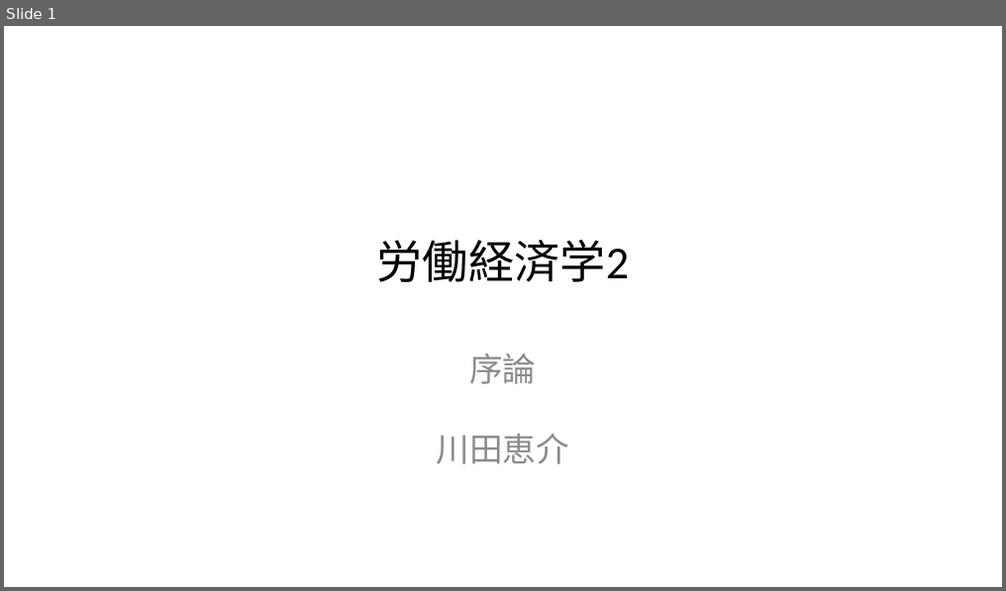
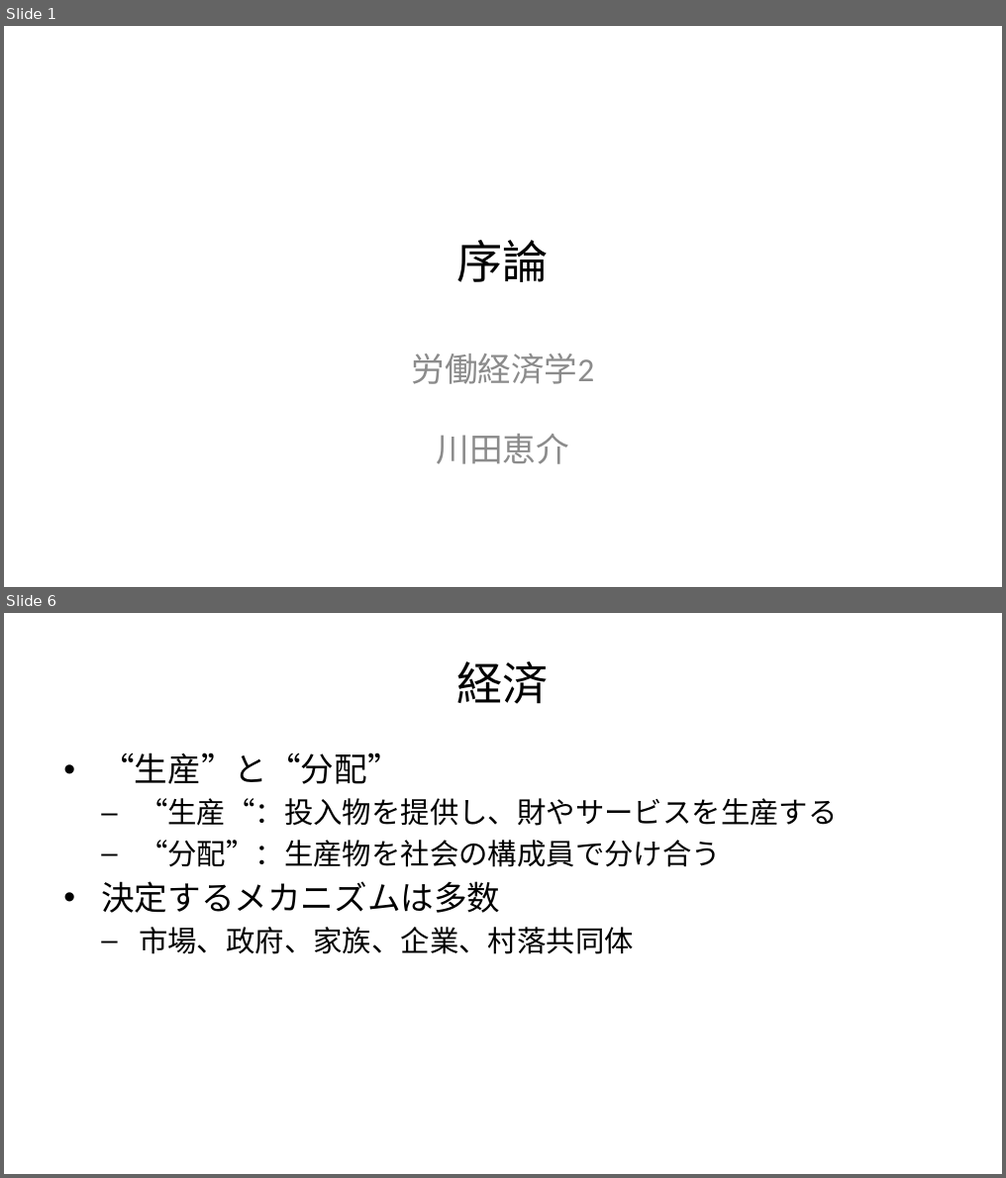
Before and after one commit to tetokawata/JapanLaborMarket, a slide deck: Slide01.pptx. Shown one above the other, each under a label of ours: slide 1 before the commit, slides 1 and 6 after it; the slides between them are not shown. The pictures are 1006x591 and 1006x1178 pixels, drawn with LibreOffice and Linux fonts; fonts in the diff are those of the drawing. Boxes give left, top, right and bottom in pixels: in the first picture for what was removed or moved away, otherwise in the second. Text is boxed around its words. In the diff, an @@ line names an element or a change of style, - is before the commit and + after.

```diff
--- a/Slide01.pptx
+++ b/Slide01.pptx
@@ slide 6 added at [4, 613, 1002, 1174], background #FFFFFF @@
@@ title added at [457, 662, 548, 704], 33 pt, text #000000 @@
+経済
@@ text added at [101, 753, 838, 955], 21 pt, text #000000 @@
+• “生産”と“分配”
+  – “生産“：投入物を提供し、財やサービスを生産する
+  – “分配”：生産物を社会の構成員で分け合う
+• 決定するメカニズムは多数
+  – 市場、政府、家族、企業、村落共同体
@@ slide 1 changed as well @@
@@ title at [457, 240, 548, 282]: text changed @@
-労働経済学2
+序論
@@ subtitle at [411, 354, 594, 465]: text changed @@
-序論
-川田恵介
+労働経済学2
+川田恵介
```
Also in this commit, not shown: 34 other slides added, 2 other files.
